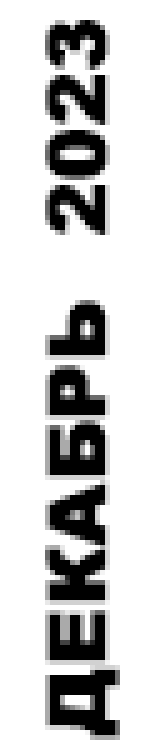
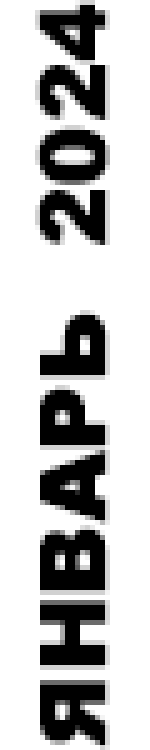
Revision of a layered 150x750 image; what changed, layer by layer:
renamed "ДЕКАБРЬ 2023" to "ЯНВАРЬ 2024", painted on it over left=35, top=0, right=120, bottom=750
